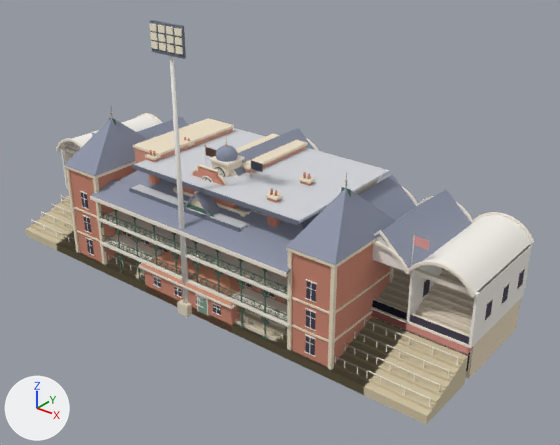
The glTF model assets/models/architecture/park_stands.glb: old version first, new version second.
Before and after are seen from a camera (50 mm lens) standing at (64.8, -61.2, 55.0) and looking at (7.0, 11.0, 10.2). The lights are fixed; the arrows at lower left show +X, +Y and +Z. The picture after the commit comes second.

Script lines for the objects in view, before the commit:
```python
ob_park_floodlight = bpy.data.objects.new('park_floodlight', me_park_floodlight)
ob_park_floodlight.location = (0.0, 0.0, 0.0)
ob_park_glass_box = bpy.data.objects.new('park_glass_box', me_park_glass_box)
ob_park_glass_box.location = (0.0, 0.0, 0.0)
ob_park_glass_box_small = bpy.data.objects.new('park_glass_box_small', me_park_glass_box_small)
ob_park_glass_box_small.location = (0.0, 0.0, 0.0)
# also in view: 'park_arch_stand' at (0.0, 12.2, 9.1); 'park_stair_tower' at (0.0, 11.1, 8.2); 'park_clock_house' at (0.0, 7.7, 8.6); 'park_gable_stand' at (0.0, 12.1, 9.1); 'park_victorian' at (0.0, 6.9, 10.5)
```
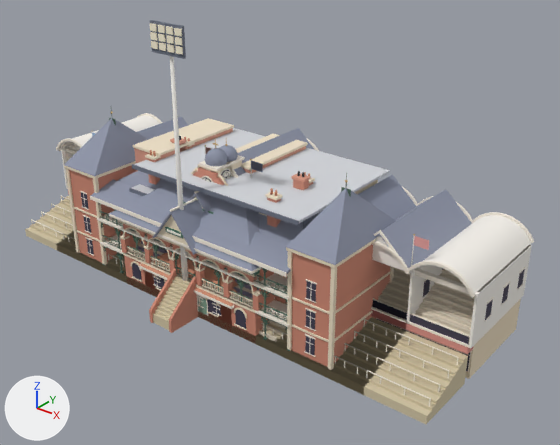
The edits, one by one:
Material 'rm_bench' (mat_rm_bench) is new.
Its base color is (0.235, 0.212, 0.305) (grey #857f96).
Its roughness is 0.9.
Mesh me_park_old_pavilion is new.
It has 3402 vertices, 5856 faces and spans x -12.8..12.8, y -4.8..14.8, z -1.0..21.5.
It uses material mat_pk_brick_red (brown #cf8a74).
It uses material mat_pk_quoin (beige #efe1c8).
It uses material mat_rm_glass (greyish purple #3f3a4d).
It uses material mat_rm_door (greyish green #7f9f8c).
It uses material mat_rm_trim (white #f7efe2).
It uses material mat_rm_bench (grey #857f96).
It uses material mat_rm_concrete (pale yellow #e6d9c4).
It uses material mat_pk_board (dark green #4f7563).
It uses material mat_rm_slate (grey #8f95a8).
It uses material mat_pk_board_line (white #f3efe4).
It uses material mat_pk_redband (pink #d9928a).
It uses material mat_yk_clock_dark (dark grey #2a2c30).
It uses material mat_yk_clock_face (white #fbf5ea).
It uses material mat_rm_gilt (orange #c8a466).
It uses material mat_rm_brick (beige #dc9c86).
It uses material mat_rm_steps (beige #d3c6a6).
Object 'park_old_pavilion' (ob_park_old_pavilion) is new; it shows me_park_old_pavilion.
Its location is (0.0, 0.0, 0.0).

Location of each change, [x1, y1, x2, y2] in pixels of the pictures (560 x 445 px):
'park_old_pavilion', added: after [109, 136, 310, 344]
'park_glass_box_small', unchanged, covered by the edit: [129, 184, 267, 325] in both
